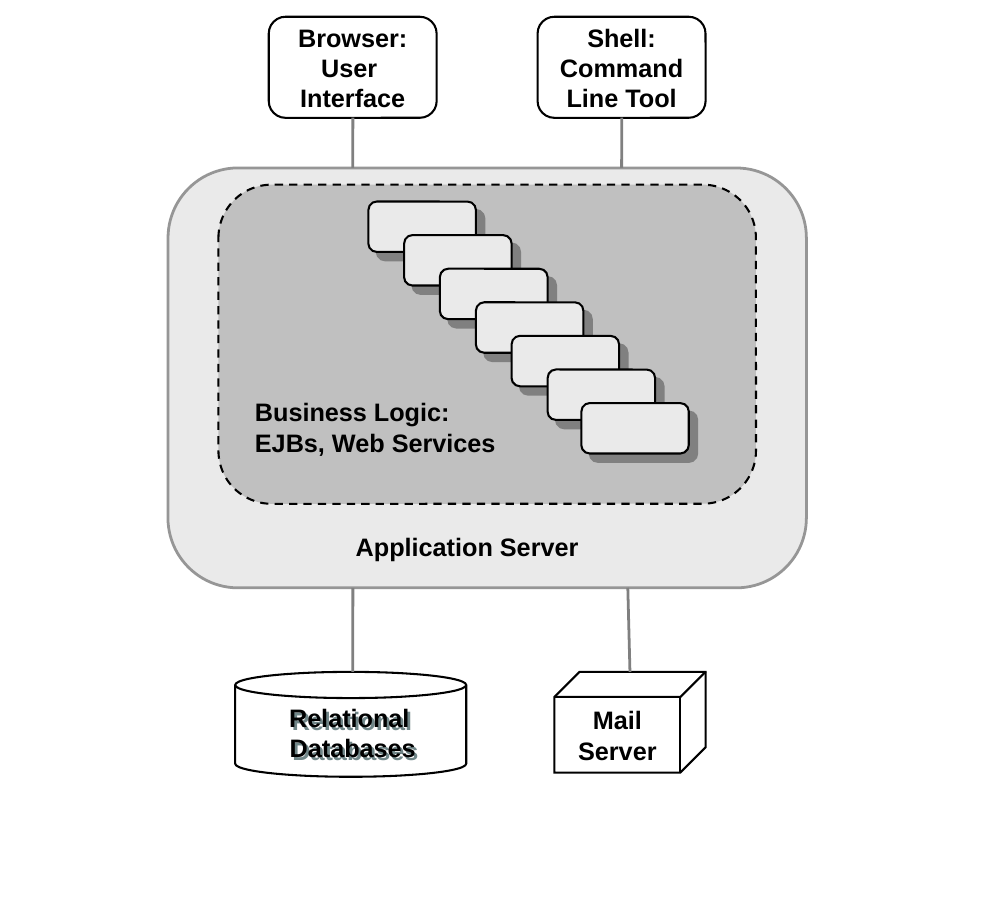
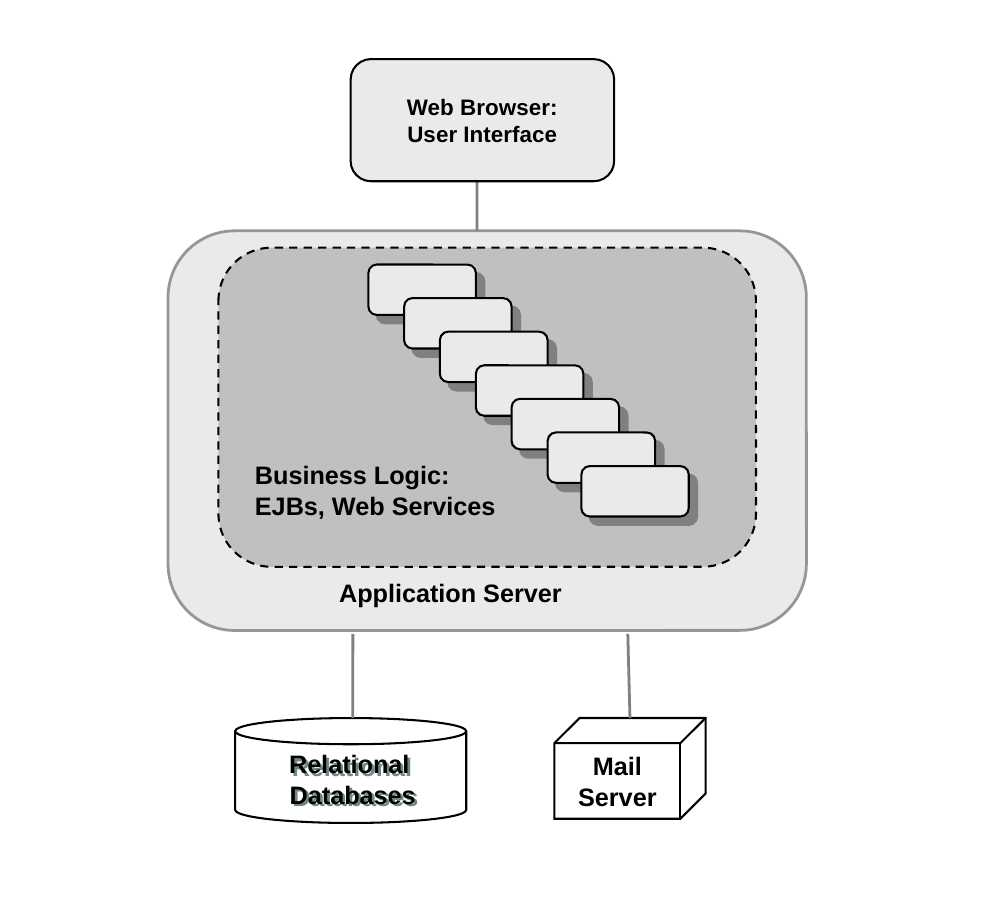
Before and after one commit to servicecatalog/documentation, a slide deck: slide 4 of Development/DocSources/en/Shared/_images/Architecture.ppt. Drawn at 1008x907 pixels with LibreOffice and Linux fonts; fonts in the diff are those of the drawing. Boxes give left, top, right and bottom in pixels: in the first picture for what was removed or moved away, otherwise in the second. Text is boxed around its words. In the diff, an @@ line names an element or a change of style, - is before the commit and + after.

```diff
--- a/Development/DocSources/en/Shared/_images/Architecture.ppt
+++ b/Development/DocSources/en/Shared/_images/Architecture.ppt
@@ rounded rectangle removed at (538,16,706,117) @@
-Shell:
-Command
-Line Tool
@@ rounded rectangle "Web Browser:": place and size @@
-rounded rectangle "Web Browser:" at (268,16,435,117)
+rounded rectangle "Web Browser:" at (351,58,615,181)
@@ rounded rectangle "Web Browser:" at (351,58,615,181): fill #FFFFFF to #EAEAEA @@
@@ text in rounded rectangle at (407,98,557,143): text changed; size 9 to 8 pt @@
-Browser:
-User
-Interface
+Web Browser:
+User Interface
@@ line removed from (621, 167) to (621, 117) @@
@@ line moved from (353, 167) - (353, 117) to (478, 232) - (478, 181) @@
@@ rounded rectangle: place and size @@
-rounded rectangle at (167,167,806,587)
+rounded rectangle at (167,232,806,631)
@@ rounded rectangle: place and size @@
-rounded rectangle at (218,185,756,504)
+rounded rectangle at (218,248,756,566)
@@ 6 rounded rectangles: place and size @@
-6 rounded rectangles at (405,236,687,454)
+6 rounded rectangles at (369,264,655,484)
@@ text "Business Logic:": place and size @@
-text "Business Logic:" at (255,402,496,456)
+text "Business Logic:" at (255,465,496,519)
@@ rounded rectangle: place and size @@
-rounded rectangle at (369,202,476,252)
+rounded rectangle at (581,466,687,516)
@@ text "Application Server": place and size @@
-text "Application Server" at (356,537,578,561)
+text "Application Server" at (339,583,561,608)
@@ 2 lines, 1 text, 1 cube, 1 cylinder: place and size @@
-2 lines, 1 text, 1 cube, 1 cylinder at (236,589,706,776)
+2 lines, 1 text, 1 cube, 1 cylinder at (236,635,706,823)
```
Also in this commit, not shown: 1 slide added, 8 other files.
